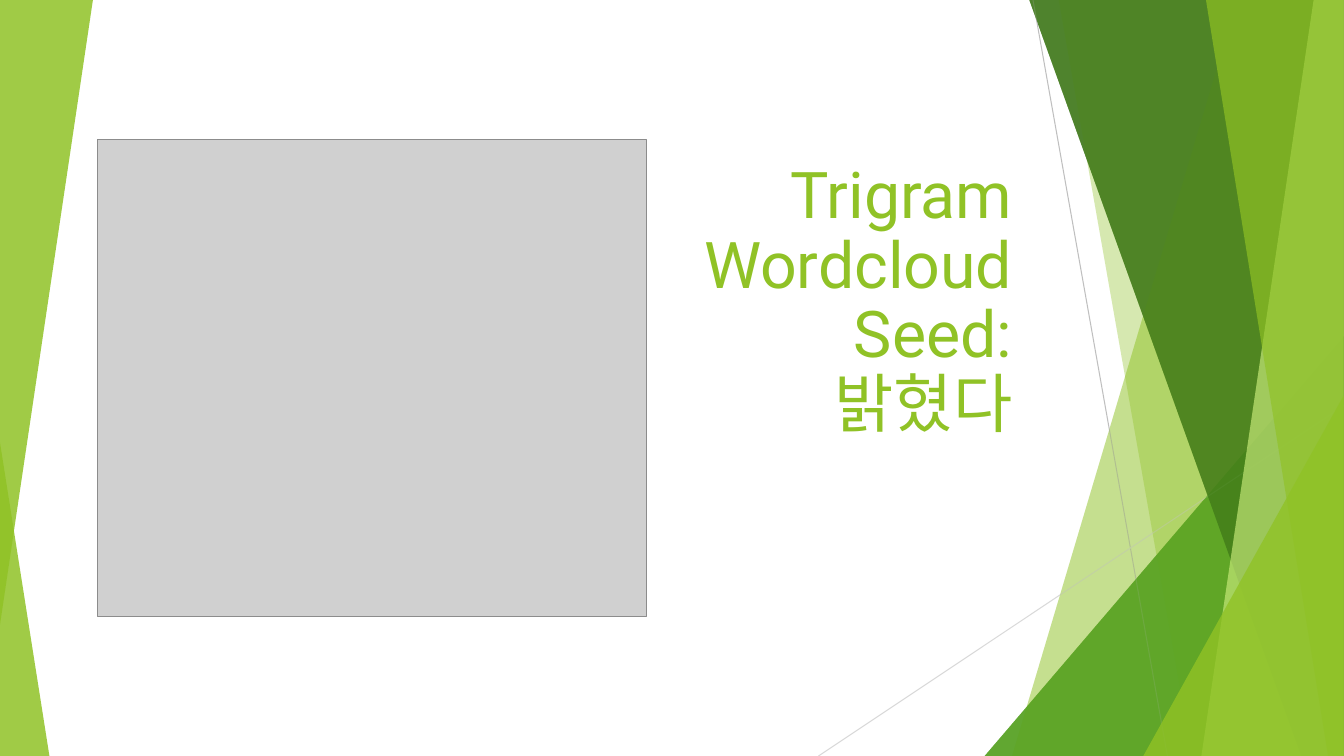
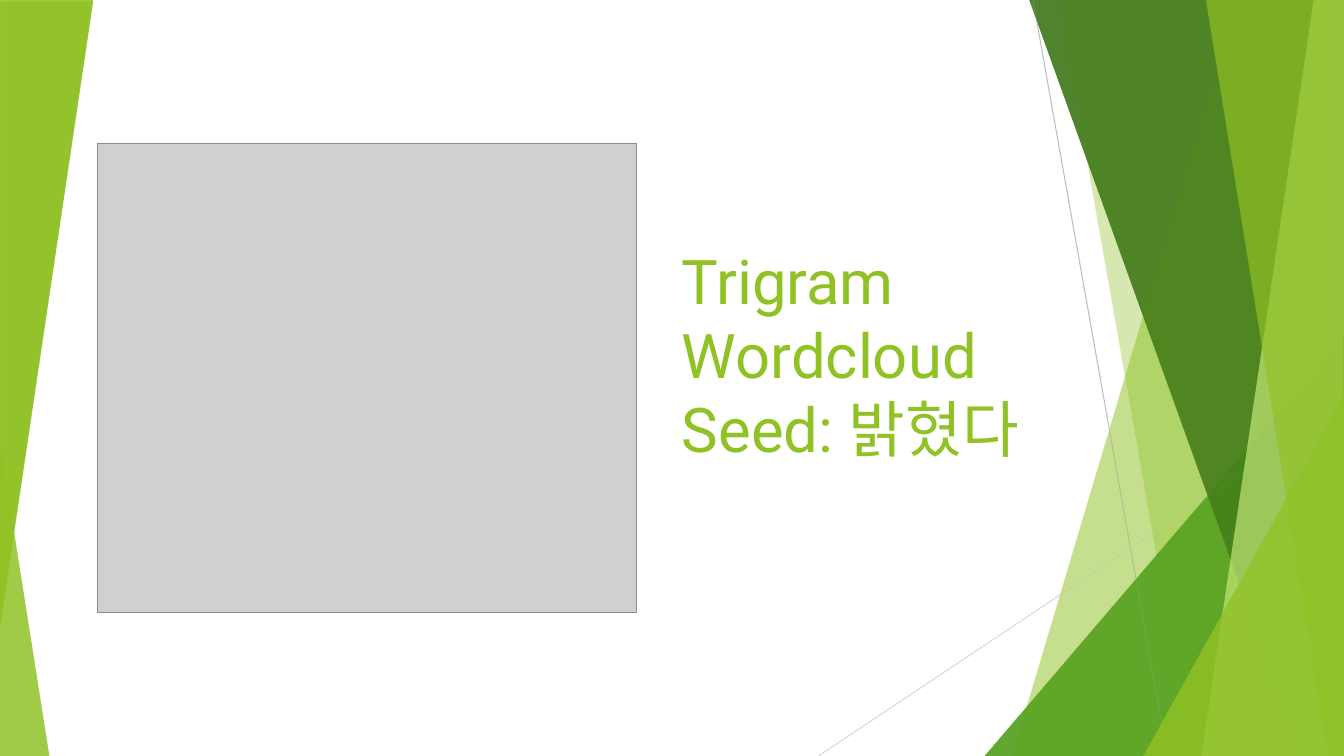
Before and after one commit to ghyeon0/BigData_Homework, a slide deck: slide 47 of HW4/HW4_renew/final_report.pptx (slide 33 before the commit). Drawn at 1344x756 pixels with LibreOffice and Linux fonts; fonts in the diff are those of the drawing; grey boxes stand for pictures. Boxes give left, top, right and bottom in pixels: in the first picture for what was removed or moved away, otherwise in the second. Text is boxed around its words. In the diff, an @@ line names an element or a change of style, - is before the commit and + after.

```diff
--- a/HW4/HW4_renew/final_report.pptx
+++ b/HW4/HW4_renew/final_report.pptx
@@ triangle added at bbox=[0, 1, 93, 626], fill #90C226 at 85% opacity @@
@@ picture: place and size @@
-picture at bbox=[98, 139, 646, 617]
+picture at bbox=[98, 143, 636, 613]
@@ title "Trigram Wordcloud Seed: 밝혔다" at bbox=[682, 259, 1019, 457]: size 46 to 44 pt; alignment right to left; line spacing 0.9 to 1 @@
```
Also in this commit, not shown: 2 other slides changed, 15 slides added, 1 slide removed, 2 other files.
